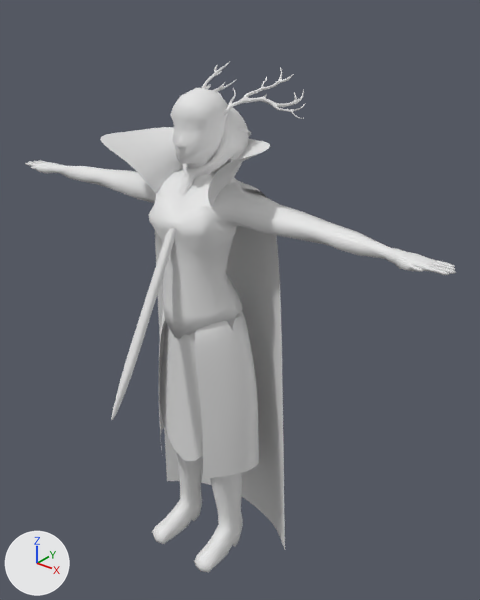
A saved change to the FBX model Mage-Tower-Assets/Characters/MainCharacter.fbx.
Rendered twice from a 50 mm camera at (8.03, -8.99, 2.31) aimed at (0.52, 0.39, -3.51). Lighting does not change. The marker at lower left points along +X, +Y and +Z.

The older version as bpy lines, for what is in view:
```python
me_cube_005 = bpy.data.meshes.new('Cube.005')
me_cube_005.from_pydata(...)  # 5212 vertices, 5216 faces; spans x -0.53..0.53, y -0.6..0.52, z -5.59..0.61
me_cube_005.materials.append(mat_hair)  # white #e7e7e7
me_cube_011 = bpy.data.meshes.new('Cube.011')
me_cube_011.from_pydata(...)  # 10240 vertices, 10240 faces; spans x -1.39..1.39, y -0.59..0.83, z 0.01..1.52
me_cube_011.materials.append(mat_tiara)  # white #e7e7e7
me_cube_012 = bpy.data.meshes.new('Cube.012')
me_cube_012.from_pydata(...)  # 837 vertices, 768 faces; spans x -1.25..1.25, y -0.95..0.64, z -7.93..-3.47
me_cube_012.materials.append(mat_sideskirt)  # white #e7e7e7
ob_antlers = bpy.data.objects.new('Antlers', me_cube_011)
ob_antlers.location = (0.01, 0.42, -0.37)
ob_antlers.rotation_euler = (-0.46, 0.00888, -0.084)  # degrees (-26, 0.5, -4.8)
ob_hair = bpy.data.objects.new('Hair', me_cube_005)
ob_hair.location = (0.01, 0.42, -0.37)
ob_hair.rotation_euler = (-0.46, 0.00888, -0.084)  # degrees (-26, 0.5, -4.8)
ob_skirtsides = bpy.data.objects.new('SkirtSides', me_cube_012)
ob_skirtsides.location = (0.0, 0.0, 0.0)
# also in view: 'SkirtFront' at (0.0, -0.19, -5.25); 'SorceressBody' at (0.0, -0.34, -4.45); 'Cape' at (0.0, -0.04, -4.83)
```
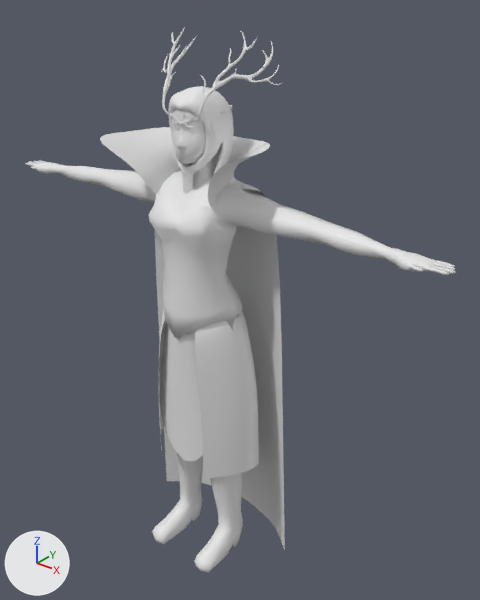
What differs and where, as boxes (x1, y1, x2, y2) in the pictures (480 x 600 px):
'Hair', moved, turned
    before: (111, 107, 249, 420)
    after: (168, 86, 234, 194)
'Antlers', moved, turned
    before: (202, 61, 306, 136)
    after: (161, 27, 283, 128)

Diff of the bpy script that builds the scene:
```diff
--- a/Mage-Tower-Assets/Characters/MainCharacter.fbx.py
+++ b/Mage-Tower-Assets/Characters/MainCharacter.fbx.py
@@ ob_hair @@
 ob_hair = bpy.data.objects.new('Hair', me_cube_005)
-ob_hair.location = (0.01, 0.42, -0.37)
-ob_hair.rotation_euler = (-0.46, 0.00888, -0.084)  # degrees (-26, 0.5, -4.8)
+ob_hair.location = (0.0, 0.0, 0.0)
@@ ob_antlers @@
 ob_antlers = bpy.data.objects.new('Antlers', me_cube_011)
-ob_antlers.location = (0.01, 0.42, -0.37)
-ob_antlers.rotation_euler = (-0.46, 0.00888, -0.084)  # degrees (-26, 0.5, -4.8)
+ob_antlers.location = (0.0, 0.0, 0.0)
```
